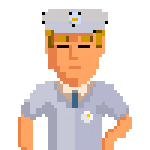
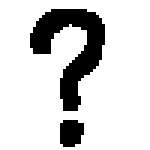
The second 150×150 image is a revision of the first. Changes to its layers:
added layer "Layer 2" above "melissa portrait original" over (x1=30, y1=9, x2=105, y2=147)
hid "guard 2 portrait" over (x1=18, y1=9, x2=132, y2=150)
